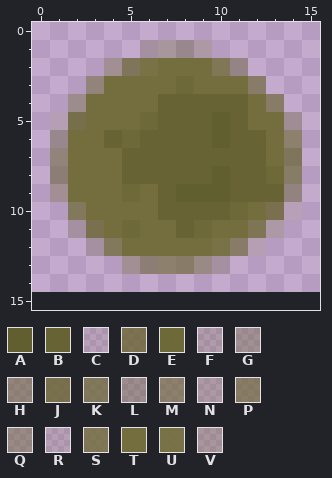
One commit to this pixel-art sprite: food_images/algae_wafer.png. The picture above is the old version.
The file is 17x15 pixels. Pixels under 10% opacity are left out. Colours within 5 levels of each other are drawn and written as one. The old version is drawn lined up with the new one, on the new canvas.
Palette (. is transparent): A #615e30  B #686334  C #68643c23  D #6d6738d2  E #6e6939  F #6d683b3b  G #6c673d66  H #6d673c90  J #6f693ce1  K #6f6a3cc5  L #6d683f74  M #716c3eaa  N #706b4045  P #716b3fba  Q #716b4081  R #716b412b  S #736d3fd6  T #746e3e  U #746e3ff0  V #736f4358
Pixels before, first column x 1:
 1 .....FVGN.....
 2 ...GKUTTTSL...
 3 ..HTTTTETTTM..
 4 .LTTTTBBBBBTM.
 5 RJTTTEBBBABTTV
 6 GTTBEBBBBABBTM
 7 HTTTBBBBBBBBTK
 8 HTTTBBBBBABBEP
 9 GTTTETBAAABBBQ
10 .KTTTTBBBBETDC
11 .FJTETTBETTSN.
12 ..FKTTTTTUMR..
13 ....GHMMQF....
The result:
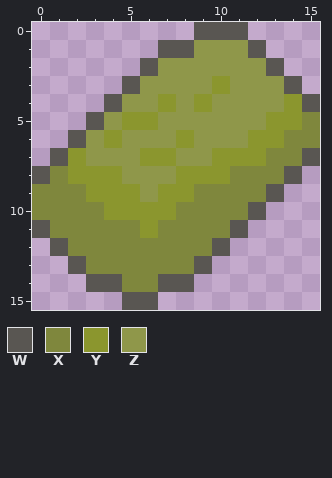
Colours new in this view: W #595652  X #7f873d  Y #8b962e  Z #8f974a
Difference:
canvas 17x15 -> 16x16 (the part of the old canvas that was cut away was empty and is not shown)
Changed rows in their new state; - is an unchanged pixel.
first column x 0:
 0 ---------WWW----
 1 ------.WWZZZW---
 2 ----..WZZZZZZW--
 3 ---..WZZZZYZZZW-
 4 --..WZZYZYZZZZYW
 5 -..WZYYZZZZZZYYX
 6 -.WZYZZZYZZZYYXX
 7 -WYZZZYYZZYYYXXW
 8 WXYYYZZZYYYXXXW-
 9 XXXYYYZYYXXXXW.-
10 XXXXYYYYXXXXW..-
11 WXXXXXYXXXXW..--
12 -WXXXXXXXXW..---
13 --WXXXXXXW.-----
14 ---WWXXWW-------
15 -----WW---------
